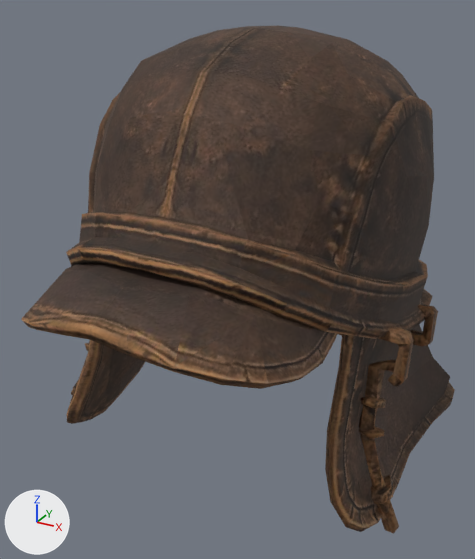
The glTF model godot-client/assets/actors/native/equipment/variants/ssarathi_female/frontier_hat_04.glb as it was, and as the next commit left it.
Camera for both pictures: a camera (50 mm lens) standing at (0.214, -0.411, 0.264) and looking at (-0.01, -0.003, 0.06). The lights are fixed; the arrows at lower left show +X, +Y and +Z. The picture after the commit comes second. Vertices at exactly the same position are counted once.

In view in the first picture: 'Earflap Cap'.
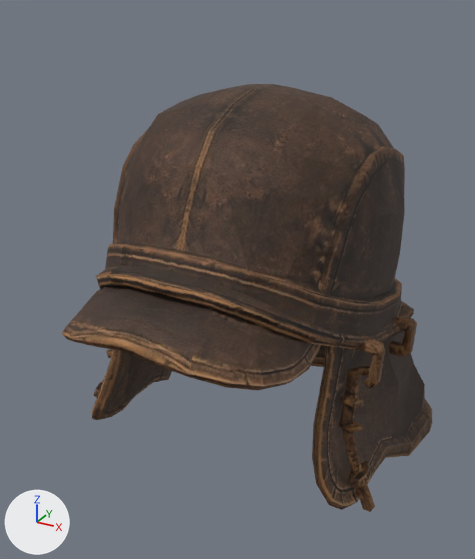
Changed parts and their boxes (x1, y1, x2, y2) in the pictures (475 x 559 px; the box of a moved part takes in the faces that stretch with it):
```json
{"object": "Earflap Cap", "change": "reshaped", "before": [21, 25, 455, 533], "after": [62, 84, 432, 512], "on screen": "15% narrower, 16% shorter"}
{"part": 1, "of": "me_earflap_cap", "change": "moved or reshaped", "before": [359, 360, 399, 533], "after": [340, 366, 375, 512]}
{"part": 2, "of": "me_earflap_cap", "change": "moved or reshaped", "before": [21, 264, 337, 389], "after": [62, 287, 321, 390]}
{"part": 3, "of": "me_earflap_cap", "change": "moved or reshaped", "before": [409, 305, 438, 346], "after": [389, 316, 417, 356]}
{"part": 4, "of": "me_earflap_cap", "change": "moved or reshaped", "before": [361, 396, 386, 408], "after": [341, 396, 364, 407]}
{"part": 5, "of": "me_earflap_cap", "change": "moved or reshaped", "before": [71, 381, 78, 395], "after": [94, 381, 103, 397]}
{"part": 6, "of": "me_earflap_cap", "change": "moved or reshaped", "before": [378, 327, 414, 387], "after": [356, 339, 385, 389]}
{"part": 7, "of": "me_earflap_cap", "change": "moved or reshaped", "before": [85, 343, 89, 351], "after": [106, 349, 112, 358]}
{"part": 8, "of": "me_earflap_cap", "change": "moved or reshaped", "before": [371, 475, 393, 504], "after": [349, 461, 371, 487]}
{"part": 9, "of": "me_earflap_cap", "change": "moved or reshaped", "before": [359, 426, 385, 439], "after": [339, 421, 363, 433]}
{"part": 10, "of": "me_earflap_cap", "change": "rebuilt", "before": [66, 25, 434, 339], "after": [96, 84, 414, 349], "on screen": "14% narrower, 16% shorter"}
{"part": 11, "of": "me_earflap_cap", "change": "rebuilt", "before": [67, 324, 455, 532], "after": [92, 330, 432, 510], "on screen": "12% narrower, 13% shorter"}
```

The change, as JSON lines over the scene's bpy script:
```json
{"block": "me_earflap_cap", "where": "# used by ob_earflap_cap; location = (0.0, 0.0, 0.0)"}
{"op": "remove", "block": "me_earflap_cap", "code": "me_earflap_cap.from_pydata(...)  # 841 vertices, 1589 faces; spans x -0.149..0.148, y -0.181..0.186, z -0.088..0.241"}
{"op": "add", "block": "me_earflap_cap", "code": "me_earflap_cap.from_pydata(...)  # 868 vertices, 1643 faces; spans x -0.134..0.134, y -0.157..0.187, z -0.118..0.202"}
{"block": "me_earflap_cap", "change": "me_earflap_cap part 1: the loose piece of 35 vertices spanning x 0.108..0.143, y -0.059..-0.035, z -0.088..0.045 is scaled about its middle by 0.862, then moved by (-0.017, 0.006, -0.003)"}
{"block": "me_earflap_cap", "change": "me_earflap_cap part 2: the loose piece of 62 vertices spanning x -0.098..0.098, y -0.181..-0.054, z 0.06..0.113 is scaled about its middle by 0.862, then moved by (0.0, 0.015, -0.018)"}
{"block": "me_earflap_cap", "change": "me_earflap_cap part 3: the loose piece of 25 vertices spanning x 0.112..0.135, y 0.021..0.037, z 0.024..0.055 is moved by (-0.012, -0.004, -0.011)"}
{"block": "me_earflap_cap", "change": "me_earflap_cap part 4: the loose piece of 12 vertices spanning x 0.109..0.123, y -0.056..-0.035, z 0.005..0.021 is moved by (-0.016, 0.005, -0.008)"}
{"block": "me_earflap_cap", "change": "me_earflap_cap part 5: the loose piece of 13 vertices spanning x -0.139..-0.124, y -0.067..-0.039, z -0.053..-0.042 is moved by (0.018, 0.007, 0.001)"}
{"block": "me_earflap_cap", "change": "me_earflap_cap part 6: the loose piece of 22 vertices spanning x 0.113..0.135, y -0.051..-0.028, z 0.028..0.068 is scaled about its middle by 0.862, then moved by (-0.017, 0.005, -0.013)"}
{"block": "me_earflap_cap", "change": "me_earflap_cap part 7: the loose piece of 11 vertices spanning x -0.128..-0.11, y -0.056..-0.043, z -0.012..-0.002 is moved by (0.016, 0.006, -0.005)"}
{"block": "me_earflap_cap", "change": "me_earflap_cap part 8: the loose piece of 13 vertices spanning x 0.123..0.138, y -0.067..-0.039, z -0.053..-0.042 is moved by (-0.018, 0.007, 0.001)"}
{"block": "me_earflap_cap", "change": "me_earflap_cap part 9: the loose piece of 11 vertices spanning x 0.109..0.126, y -0.056..-0.042, z -0.011..-0.003 is moved by (-0.016, 0.006, -0.005)"}
{"block": "me_earflap_cap", "change": "me_earflap_cap part 10: the loose piece of 308 vertices spanning x -0.13..0.128, y -0.135..0.161, z 0.022..0.241 is rebuilt with 308 vertices and now spans x -0.114..0.113, y -0.117..0.138, z 0.013..0.202"}
{"block": "me_earflap_cap", "change": "me_earflap_cap part 11: the loose piece of 234 vertices spanning x -0.149..0.148, y -0.093..0.186, z -0.077..0.08 is rebuilt with 261 vertices and now spans x -0.134..0.134, y -0.081..0.187, z -0.118..0.063"}
{"block": "me_earflap_cap", "change": "other edits to the shape of me_earflap_cap do not show in these pictures"}
```
